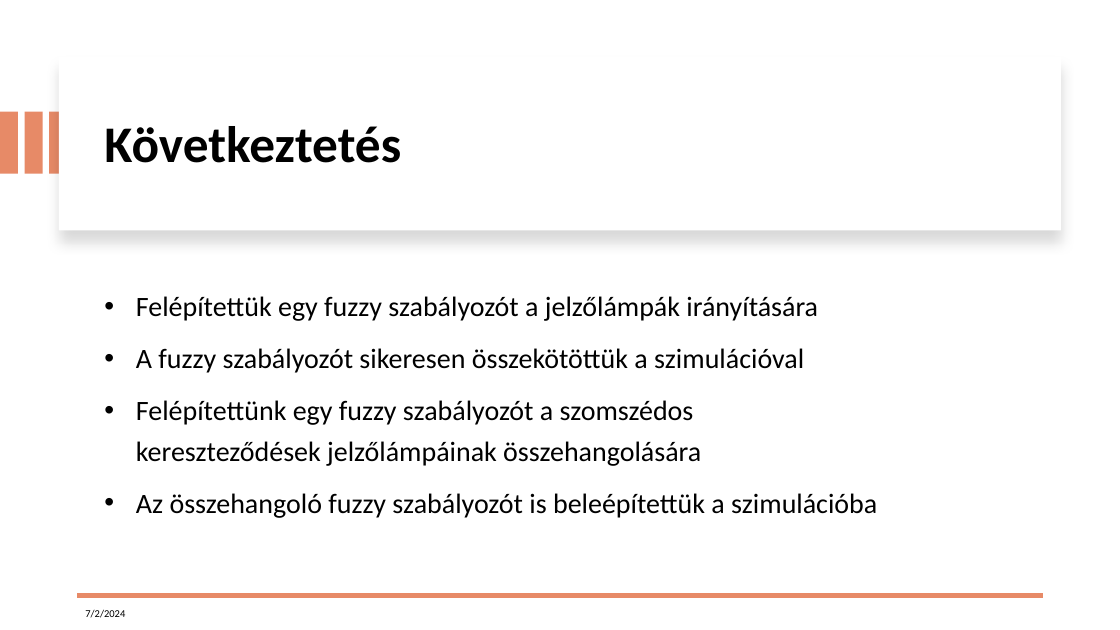
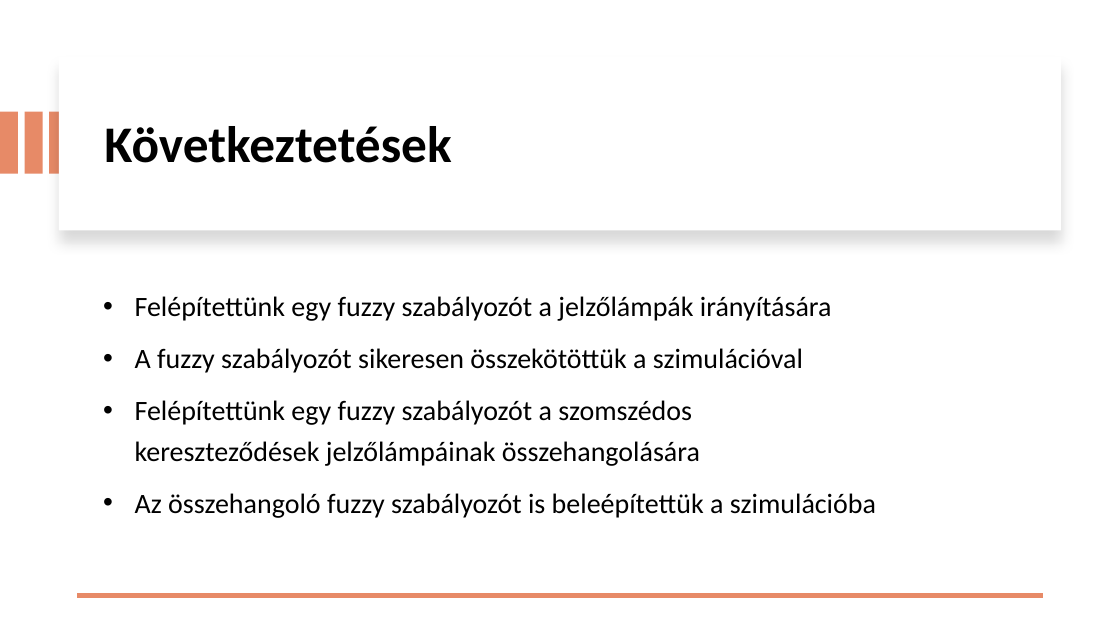
Before and after one commit to Jozsyy/Traffic-control, a slide deck: slide 14 of Dokumentumok/Miklo_Jozsef_Peter_prezentacio.pptx (slide 12 before the commit). Drawn at 1120x630 pixels with LibreOffice and Linux fonts; fonts in the diff are those of the drawing. Boxes give left, top, right and bottom in pixels: in the first picture for what was removed or moved away, otherwise in the second. Text is boxed around its words. In the diff, an @@ line names an element or a change of style, - is before the commit and + after.

```diff
--- a/Dokumentumok/Miklo_Jozsef_Peter_prezentacio.pptx
+++ b/Dokumentumok/Miklo_Jozsef_Peter_prezentacio.pptx
@@ title at (104, 126, 451, 163): text changed @@
-Következtetés
+Következtetések
@@ text at (135, 296, 832, 321): text changed @@
-• Felépítettük egy fuzzy szabályozót a jelzőlámpák irányítására
+• Felépítettünk egy fuzzy szabályozót a jelzőlámpák irányítására
@@ text removed at (85, 609, 125, 618) @@
-7/2/2024
```
Also in this commit, not shown: 13 other slides changed, 2 slides added, 53 other files.
